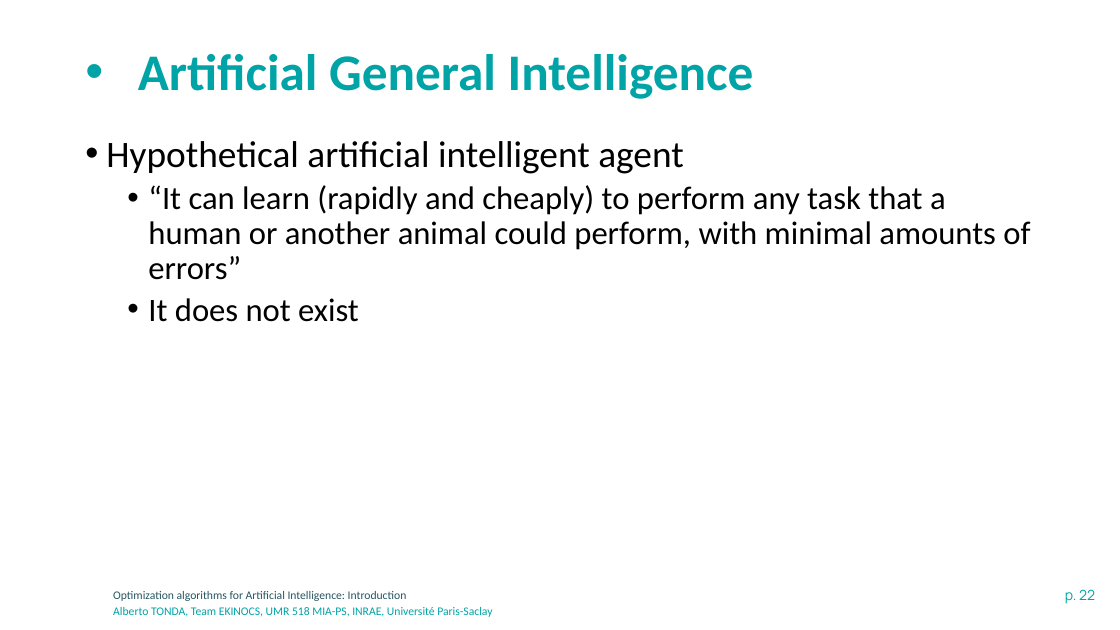
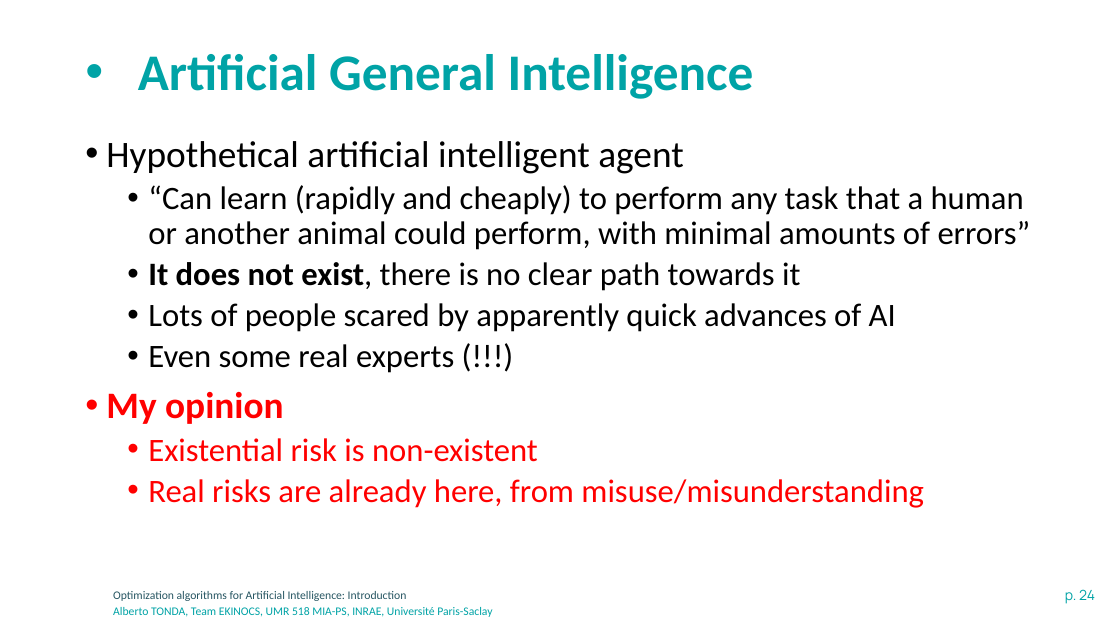
Before and after one commit to albertotonda/teaching, a slide deck: slide 24 of optimization-methods-for-artificial-intelligence/introduction.pptx (slide 22 before the commit). Drawn at 1120x630 pixels with LibreOffice and Linux fonts; fonts in the diff are those of the drawing; background and template pictures are left out. Boxes give left, top, right and bottom in pixels: in the first picture for what was removed or moved away, otherwise in the second. Text is boxed around its words. In the diff, an @@ line names an element or a change of style, - is before the commit and + after.

```diff
--- a/optimization-methods-for-artificial-intelligence/introduction.pptx
+++ b/optimization-methods-for-artificial-intelligence/introduction.pptx
@@ text at bbox=[106, 185, 1031, 508]: text changed @@
-  • “It can learn (rapidly and cheaply) to perform any task that a human or another animal could perform, with minimal amounts of errors”
-  • It does not exist
+  • “Can learn (rapidly and cheaply) to perform any task that a human or another animal could perform, with minimal amounts of errors”
+  • It does not exist, there is no clear path towards it
+  • Lots of people scared by apparently quick advances of AI
+  • Even some real experts (!!!)
+• My opinion
+  • Existential risk is non-existent
+  • Real risks are already here, from misuse/misunderstanding
@@ page number at bbox=[1065, 589, 1095, 604]: text changed @@
-p. 22
+p. 24
```
Also in this commit, not shown: 8 other slides changed, 2 slides added, 4 other files.
